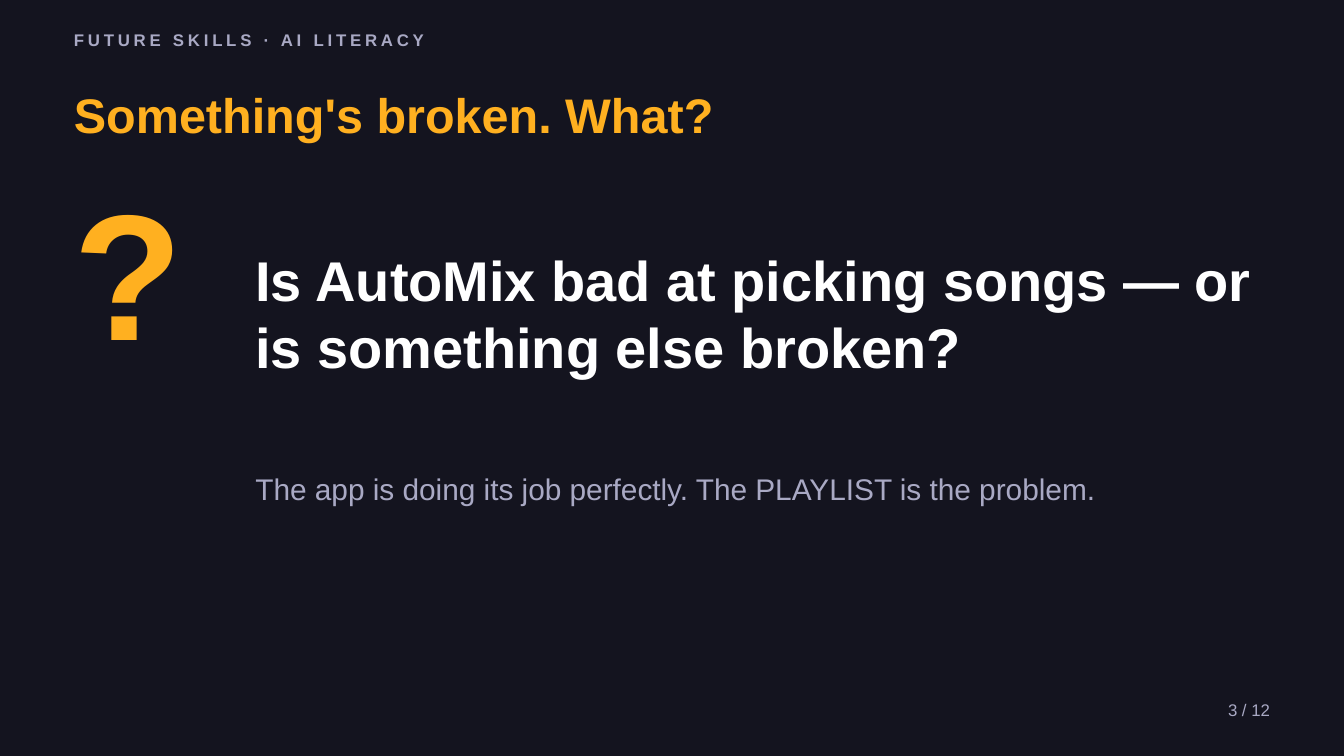
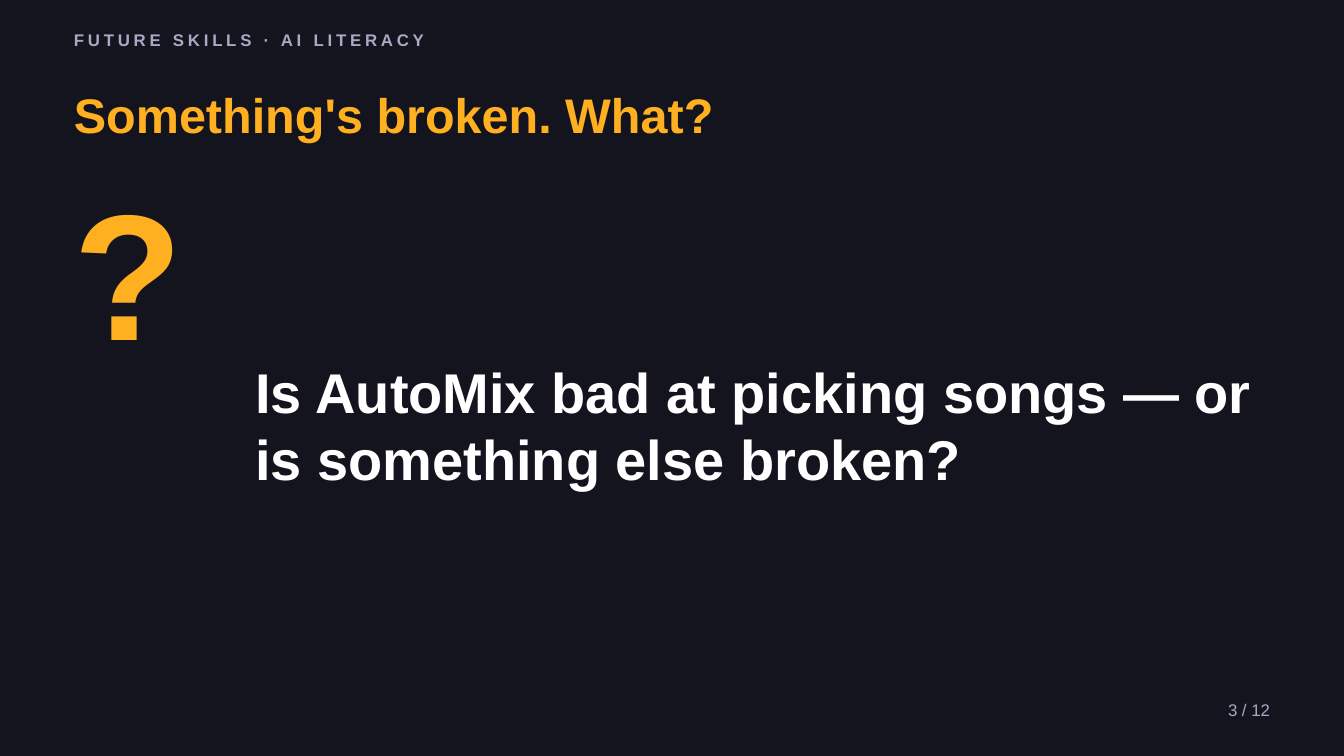
Before and after one commit to phiunit/tptphi, a slide deck: slide 3 of products/ai-training-data-crate/dist/What's in the Playlist - Slides.pptx. Drawn at 1344x756 pixels with LibreOffice and Linux fonts; fonts in the diff are those of the drawing. Boxes give left, top, right and bottom in pixels: in the first picture for what was removed or moved away, otherwise in the second. Text is boxed around its words. In the diff, an @@ line names an element or a change of style, - is before the commit and + after.

```diff
--- a/products/ai-training-data-crate/dist/What's in the Playlist - Slides.pptx
+++ b/products/ai-training-data-crate/dist/What's in the Playlist - Slides.pptx
@@ text "Is AutoMix bad at picking ...": place and size @@
-text "Is AutoMix bad at picking ..." at [255,260,1251,378]
+text "Is AutoMix bad at picking ..." at [255,372,1251,490]
@@ text removed at [255,478,1095,505] @@
-The app is doing its job perfectly. The PLAYLIST is the problem.
```
Also in this commit, not shown: 9 other slides changed, 32 other files.
